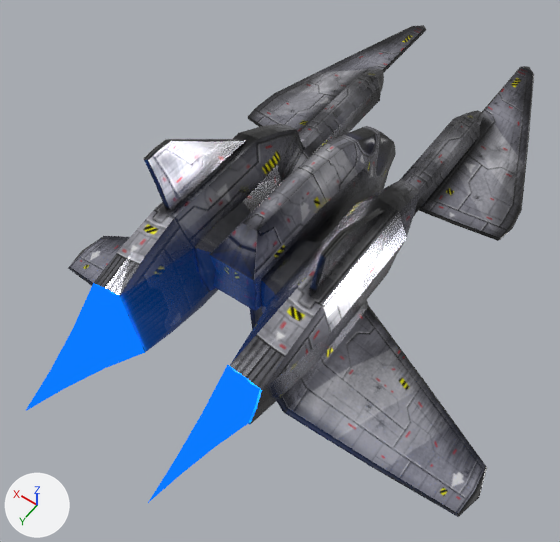
Two versions of the Blender file Lancelot/lancelot.blend, one commit apart.
Rendered twice from a 50 mm lens placed at (-13.4, 20.6, 28.1), pointed at (0.7, 0.9, -2.9). Arrows for +X, +Y and +Z are at lower left; the lights stay in place.

Objects in the first picture: 'base_glow', 'glow'.
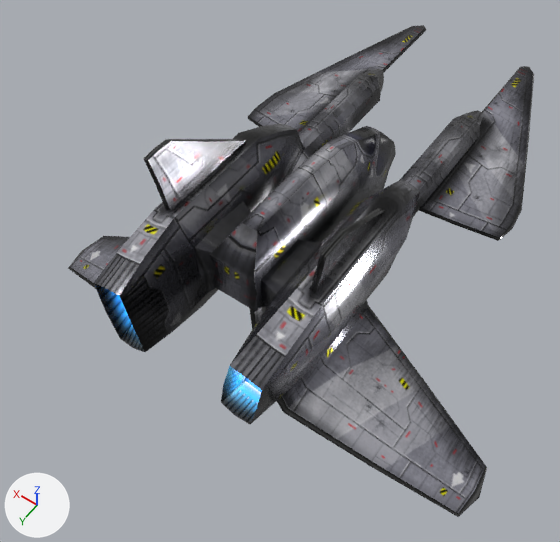
Boxes (x1, y1, x2, y2) around the edits, measured in the pictures (560 x 542 px):
'base_glow', shading changed, recoloured
    both: (69, 25, 526, 515)
'glow', deleted
    before: (26, 283, 260, 503)
part 1 of me_base, shading changed
    both: (68, 25, 534, 517)

What the commit changed:
Picture 'lancelotGLO.png' (img_lancelotglo_png) is new.
Material 'base' (mat_base) is new.
Uses the picture img_lancelot_png.
Uses the picture img_lancelotglo_png.
me_base has 455 vertices, 833 faces and spans x 0.0..12.8, y -9.4..6.4, z -9.2..18.3.
me_base is used by ob_base_glow; location (0.0, 0.0, 0.0); rotation (1.571, 0.0, 0.0), in degrees (90, 0, 0).
me_base part 1: edges marked sharp go from 0 to 311.
Object 'base_glow' (ob_base_glow) loses the line: ob_base_glow.material_slots[0].link = 'OBJECT'; ob_base_glow.material_slots[0].material = mat_base_glow
Object 'base_glow' (ob_base_glow) gains the line: ob_base_glow.material_slots[0].link = 'OBJECT'; ob_base_glow.material_slots[0].material = mat_base
Object 'glow' (ob_glow) is deleted.
